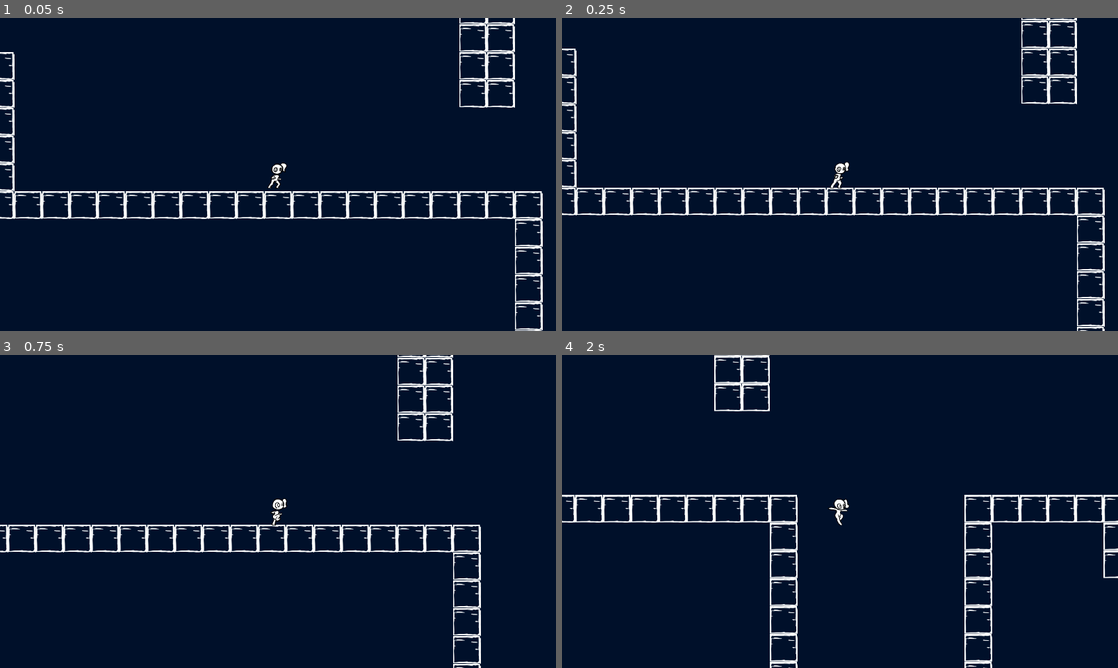
Above: before the commit, frames 1-4 (two rows, left to right).
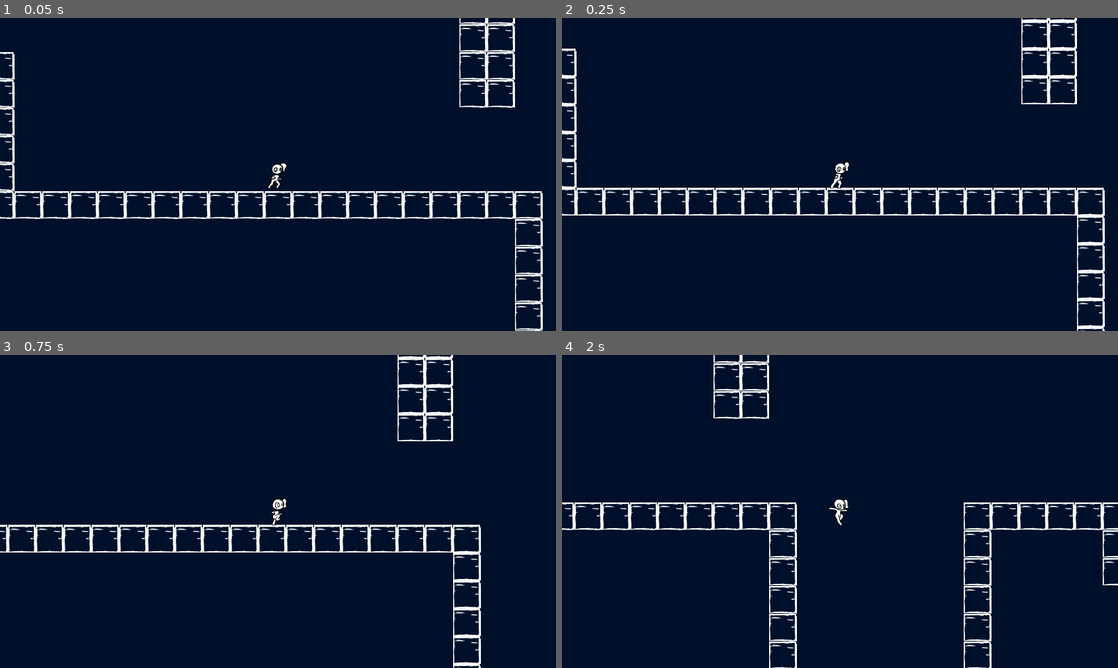
Above: after the commit, the same moments.

Repository: kalebye2/godot-wild-jam-31
Game: Godot game, scene res://scene/init.tscn
The game is run twice, just before and just after one commit, with the same random seed, the same clock (stepped at 60 frames per second) and the same inputs.
Inputs (mouse positions are in pixels of both pictures, inside the frame that each line leads up to):
- Up to frame 1 (0.05 s): no input
- Up to frame 2 (0.25 s): no input
- Up to frame 3 (0.75 s): move the mouse to (400, 495) at 0.52 s; hold Right (walk_right) from 0.53 s (still down); tap C (dash) at 0.6 s
- Up to frame 4 (2 s): keep holding Right (walk_right); tap Up (jump) at 0.77, 0.8, 1.07, 1.35, 1.52, 1.82 s; move the mouse to (728, 527) at 1.27 s; tap C (dash) at 1.55 s

Frame 1 is identical in both runs. In frame 2, 2.5% of the frame differs, in the area x 0-98%, y 0-100%; in frame 3, 2.2%; in frame 4, 6.1%, in the area x 0-100%, y 0-100%.

Commit message:
Melhorias no sistema de animação no geral

Diff:
--- a/scene/objects/player/player.tscn
+++ b/scene/objects/player/player.tscn
@@ -197,15 +197,17 @@
 
 [sub_resource type="AnimationNodeStateMachineTransition" id=46]
 
+[sub_resource type="AnimationNodeStateMachineTransition" id=48]
+
 [sub_resource type="AnimationNodeStateMachine" id=20]
 states/dash/node = SubResource( 21 )
-states/dash/position = Vector2( 365.5, 221.5 )
+states/dash/position = Vector2( 469.75, 228.531 )
 states/fall/node = SubResource( 22 )
 states/fall/position = Vector2( 971.5, 55 )
 states/fall_prepare/node = SubResource( 23 )
 states/fall_prepare/position = Vector2( 670.75, 64.5 )
 states/idle/node = SubResource( 25 )
-states/idle/position = Vector2( 100, 77.25 )
+states/idle/position = Vector2( 70, 85.25 )
 states/jump/node = SubResource( 26 )
 states/jump/position = Vector2( 636.625, 176.5 )
 states/walk/node = SubResource( 40 )
@@ -214,13 +216,13 @@
 states/walk_prepare/position = Vector2( 252.5, 21.625 )
 states/wall_grab/node = SubResource( 29 )
 states/wall_grab/position = Vector2( 962.5, 221.875 )
-transitions = [ "fall", "wall_grab", SubResource( 30 ), "fal …(440 unchanged characters)… prepare", "wall_grab", SubResource( 46 ) ]
+transitions = [ "fall", "wall_grab", SubResource( 30 ), "fal …(440 unchanged characters)… prepare", "wall_grab", SubResource( 46 ), "dash", "fall_prepare", SubResource( 48 ) ]
 start_node = "idle"
 
 [sub_resource type="AnimationNodeStateMachinePlayback" id=10]
 
 [sub_resource type="RectangleShape2D" id=2]
-extents = Vector2( 8.5, 29.7723 )
+extents = Vector2( 14.9523, 29.7723 )
 
 [sub_resource type="RectangleShape2D" id=3]
 extents = Vector2( 4.16345, 26.0224 )
@@ -254,10 +256,8 @@
 parameters/playback = SubResource( 10 )
 
 [node name="collision_shape_2d" type="CollisionShape2D" parent="."]
+position = Vector2( -5.4555, 1.34151 )
 shape = SubResource( 2 )
-__meta__ = {
-"_edit_lock_": true
-}
 
 [node name="label" type="Label" parent="."]
 visible = false
@@ -281,6 +281,7 @@
 one_shot = true
 
 [node name="left_wall" type="Node2D" parent="."]
+position = Vector2( -11.2687, 0 )
 
 [node name="area_2d" type="Area2D" parent="left_wall"]
 position = Vector2( -14, 0 )
--- a/scripts/objects/player.gd
+++ b/scripts/objects/player.gd
@@ -250,6 +250,12 @@
 
 
 func wall_grab(delta) -> void:
+
+	if direction == LEFT:
+		$sprite.offset.x = -10
+	else:
+		$sprite.offset.x = 0
+
 	var collisions = 0
 	for raycast in $left_wall.get_children():
 		collisions += raycast.get_overlapping_bodies().size()
@@ -279,6 +285,7 @@
 
 	if wall_slip >= max_slip:
 		y_force = gravity
+		$sprite.offset.x = 0
 		_change_state(FALLING)
 
 	if Input.is_action_just_pressed("jump"):
@@ -286,11 +293,13 @@
 		movement.x = jump_force * wall_direction / 3
 		direction = RIGHT if movement.x > 0 else LEFT
 		apply_jump()
+		$sprite.offset.x = 0
 		_change_state(JUMPING)
 
 	if Input.is_action_just_pressed("dash"):
 		direction = wall_direction
 		$dash_timer.start()
+		$sprite.offset.x = 0
 		_change_state(DASHING)
 
 
Binary file changed: OpenToonz/Player/outputs/player.png
Not shown, changed: OpenToonz/Player/outputs/player.txt
Not shown: 1 places in scene/objects/player/player.tscn that only renumber resources
Not shown, changed: OpenToonz/Player/scenes/player.tnz
Not shown, changed: OpenToonz/Player/scenes/player.tnz.bak
